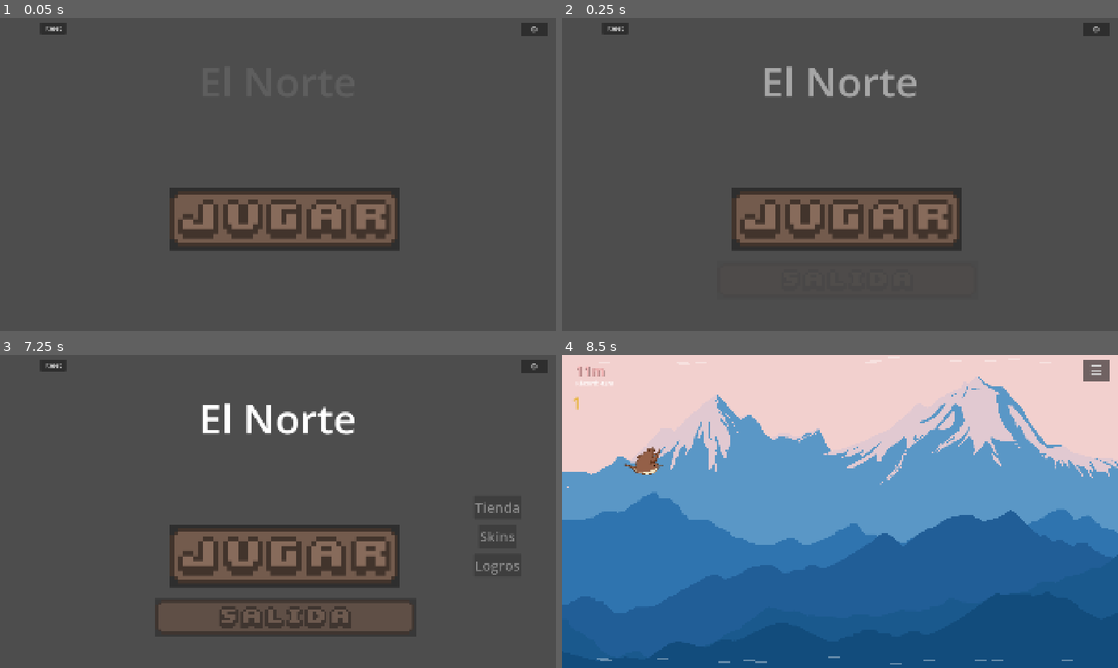
Above: before the commit, frames 1-4 (two rows, left to right).
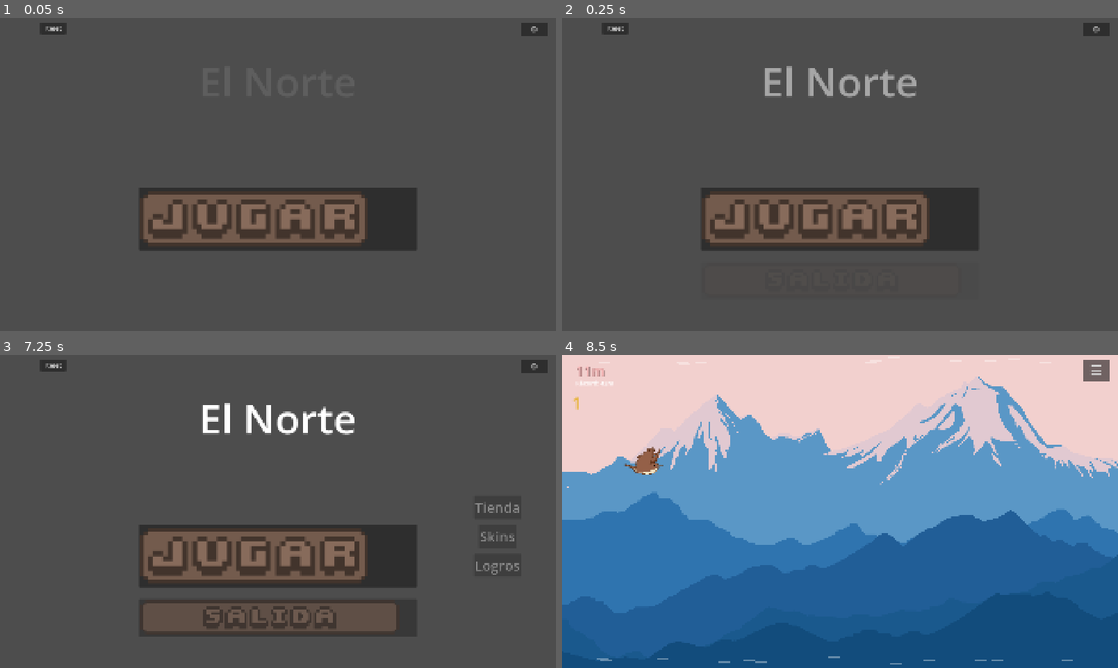
Above: after the commit, the same moments.

Repository: TomasMoreno21/El-Norte
Game: Godot game, scene res://scenes/menu/menu.tscn
The game is run twice, just before and just after one commit, with the same random seed, the same clock (stepped at 60 frames per second) and the same inputs.
Inputs (mouse positions are in pixels of both pictures, inside the frame that each line leads up to; where the layout moved, square brackets give the same spot in the first picture):
- Up to frame 1 (0.05 s): no input
- Up to frame 2 (0.25 s): no input
- Up to frame 3 (7.25 s): click (278, 555) [283, 555] at 0.5 s; tap Enter at 1.25 s; move the mouse to (400, 495) at 1.27 s; hold D 1.28-2.03 s; tap Tab at 1.35 s; click (400, 495) at 1.42 s; tap Space at 1.52, 1.82, 2.27, 2.57, 3.77, 4.07, 4.52, 4.82, 5.27, 5.57 s; move the mouse to (166, 527) at 2.02 s; hold S 2.03-2.78 s; tap Q at 2.1 s; move the mouse to (333, 442) at 2.77 s; hold D 2.78-3.53 s; tap E at 2.85 s; move the mouse to (250, 574) at 3.52 s; hold W 3.53-4.28 s; tap Z at 3.6 s; click (250, 574) at 3.67 s; move the mouse to (444, 558) at 4.27 s; hold A 4.28-5.75 s; tap X at 4.35 s; move the mouse to (111, 464) at 5.02 s; tap R at 5.1 s; click "☰" at 5.75 s; click "Volver al menú" at 6.5 s
- Up to frame 4 (8.5 s): click (840, 555) [845, 555] at 7.25 s; move the mouse to (867, 511) at 8.02 s; hold S from 8.03 s (still down); hold Shift from 8.03 s (still down); click (867, 511) at 8.17 s

The runs differ from the first frame. In frame 1, 4.4% of the frame differs, in the area x 25-75%, y 54-74%; in frame 2, 4.4%; in frame 3, 5.7%, in the area x 25-75%, y 54-90%; in frame 4, nothing differs.

Commit message:
fix: minimap dinamico y botones menu sin padding asimetrico

Diff:
--- a/scenes/hud/minimap.gd
+++ b/scenes/hud/minimap.gd
@@ -13,13 +13,21 @@
 ]
 
 const MAX_MAP_DIST := 5000.0
-const BAR_LEFT := 200.0
-const BAR_RIGHT := 1720.0
+const BAR_MARGIN := 0.1
 const BAR_Y := 2.0
 const BAR_H := 12.0
 
 var _distance := 0
 var _current_biome := "Cordillera"
+
+func _get_bar_left() -> float:
+	return size.x * BAR_MARGIN
+
+func _get_bar_right() -> float:
+	return size.x * (1.0 - BAR_MARGIN)
+
+func _get_bar_w() -> float:
+	return _get_bar_right() - _get_bar_left()
 
 func set_distance(d: int, biome: String = "") -> void:
 	_distance = d
@@ -30,20 +38,22 @@
 func _draw() -> void:
 	if not DataManager.minimap_visible:
 		return
-	var bar_w := BAR_RIGHT - BAR_LEFT
+	var bar_left := _get_bar_left()
+	var bar_right := _get_bar_right()
+	var bar_w := _get_bar_w()
 
 	for b in BIOMES:
-		var x0: float = BAR_LEFT + (float(b.start) / MAX_MAP_DIST) * bar_w
-		var x1: float = BAR_LEFT + (float(mini(b.end, int(MAX_MAP_DIST))) / MAX_MAP_DIST) * bar_w
-		x0 = clampf(x0, BAR_LEFT, BAR_RIGHT)
-		x1 = clampf(x1, BAR_LEFT, BAR_RIGHT)
+		var x0: float = bar_left + (float(b.start) / MAX_MAP_DIST) * bar_w
+		var x1: float = bar_left + (float(mini(b.end, int(MAX_MAP_DIST))) / MAX_MAP_DIST) * bar_w
+		x0 = clampf(x0, bar_left, bar_right)
+		x1 = clampf(x1, bar_left, bar_right)
 		var color: Color = BIOME_COLORS.get(b.name, Color.WHITE)
 		var is_current: bool = b.name == _current_biome
 
 		draw_rect(Rect2(x0, BAR_Y, x1 - x0, BAR_H), color * (1.3 if is_current else 0.8))
 
-	var marker_x := BAR_LEFT + (float(_distance) / MAX_MAP_DIST) * bar_w
-	marker_x = clampf(marker_x, BAR_LEFT, BAR_RIGHT)
+	var marker_x := bar_left + (float(_distance) / MAX_MAP_DIST) * bar_w
+	marker_x = clampf(marker_x, bar_left, bar_right)
 
 	var tri_size := 8.0
 	var tri_y := BAR_Y + BAR_H + 1.0
--- a/scenes/menu/menu.tscn
+++ b/scenes/menu/menu.tscn
@@ -52,10 +52,14 @@
 anchor_top = 0.55
 anchor_right = 0.75
 anchor_bottom = 0.75
-offset_left = 105.0
+offset_left = 0.0
 offset_top = -8.0
-offset_right = -59.0
+offset_right = 0.0
 offset_bottom = -8.0
+theme_override_constants/margin_left = 0
+theme_override_constants/margin_right = 0
+theme_override_constants/margin_top = 0
+theme_override_constants/margin_bottom = 0
 icon = ExtResource("2")
 expand_icon = true
 
@@ -66,10 +70,14 @@
 anchor_top = 0.78
 anchor_right = 0.75
 anchor_bottom = 0.9
-offset_left = 53.0
-offset_top = -1.3999634
-offset_right = -2.0
-offset_bottom = -1.3999634
+offset_left = 0.0
+offset_top = 0.0
+offset_right = 0.0
+offset_bottom = 0.0
+theme_override_constants/margin_left = 0
+theme_override_constants/margin_right = 0
+theme_override_constants/margin_top = 0
+theme_override_constants/margin_bottom = 0
 icon = ExtResource("3")
 expand_icon = true
 
Not shown, changed: MEMORY.md
